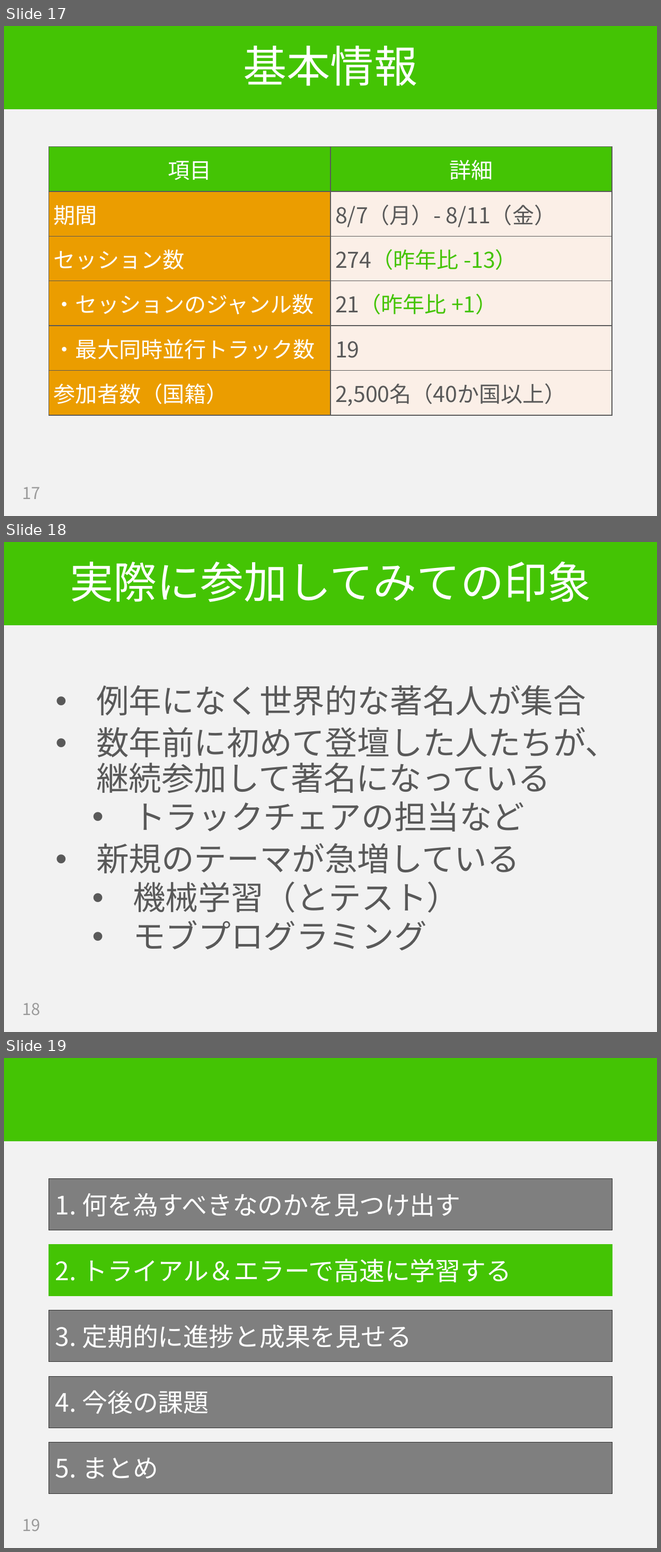
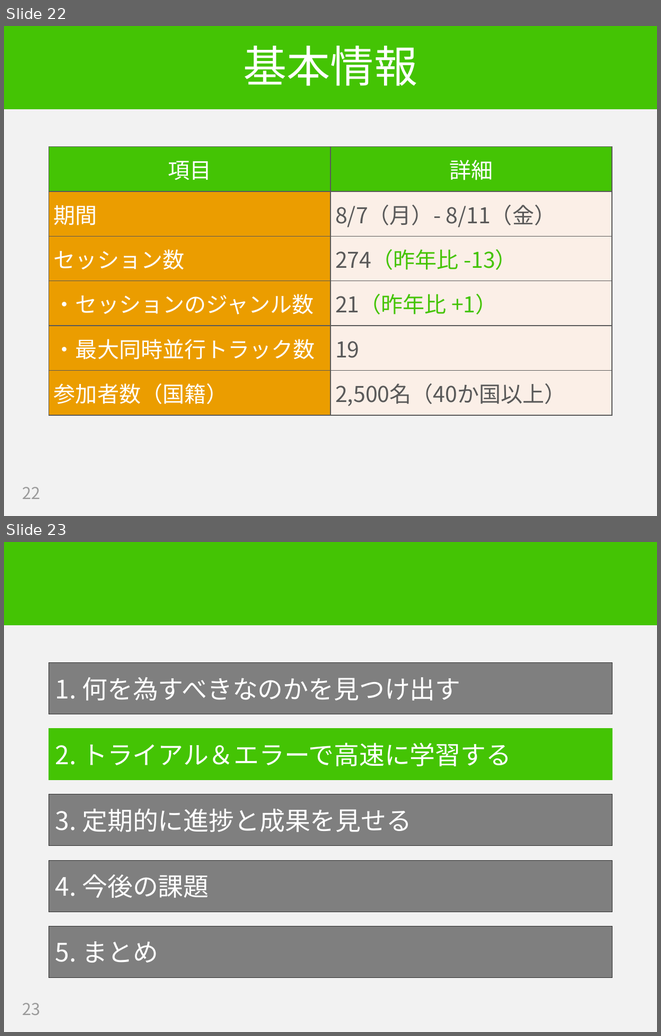
Before and after one commit to hageyahhoo/RSGT2018, a slide deck: SET_at_LINE_ja.pptx. Shown one above the other, each under a label of ours: slides 17, 18 and 19 before the commit, slides 22 and 23 after it. The pictures are 661x1552 and 661x1036 pixels, drawn with LibreOffice and Linux fonts; fonts in the diff are those of the drawing. Boxes give left, top, right and bottom in pixels: in the first picture for what was removed or moved away, otherwise in the second. Text is boxed around its words. In the diff, an @@ line names an element or a change of style, - is before the commit and + after.

```diff
--- a/SET_at_LINE_ja.pptx
+++ b/SET_at_LINE_ja.pptx
@@ slide 18 removed at (4,542,657,1032), background #F2F2F2; not listed: 1 template element that a slide beside it also shows @@
@@ title removed at (70,561,591,602) @@
-実際に参加してみての印象
@@ text removed at (96,685,618,950) @@
-• 例年になく世界的な著名人が集合
-• 数年前に初めて登壇した人たちが、継続参加して著名になっている
-  • トラックチェアの担当など
-• 新規のテーマが急増している
-  • 機械学習（とテスト）
-  • モブプログラミング
@@ page number removed at (23,1003,41,1015) @@
-18
@@ what was slide 17 is now slide 22 @@
@@ page number at (23,487,41,499): text changed @@
-17
+22
@@ what was slide 19 is now slide 23 @@
@@ page number at (23,1003,41,1015): text changed @@
-19
+23
```
Also in this commit, not shown: 8 slides changed, 16 slides added, 3 other slides removed.
